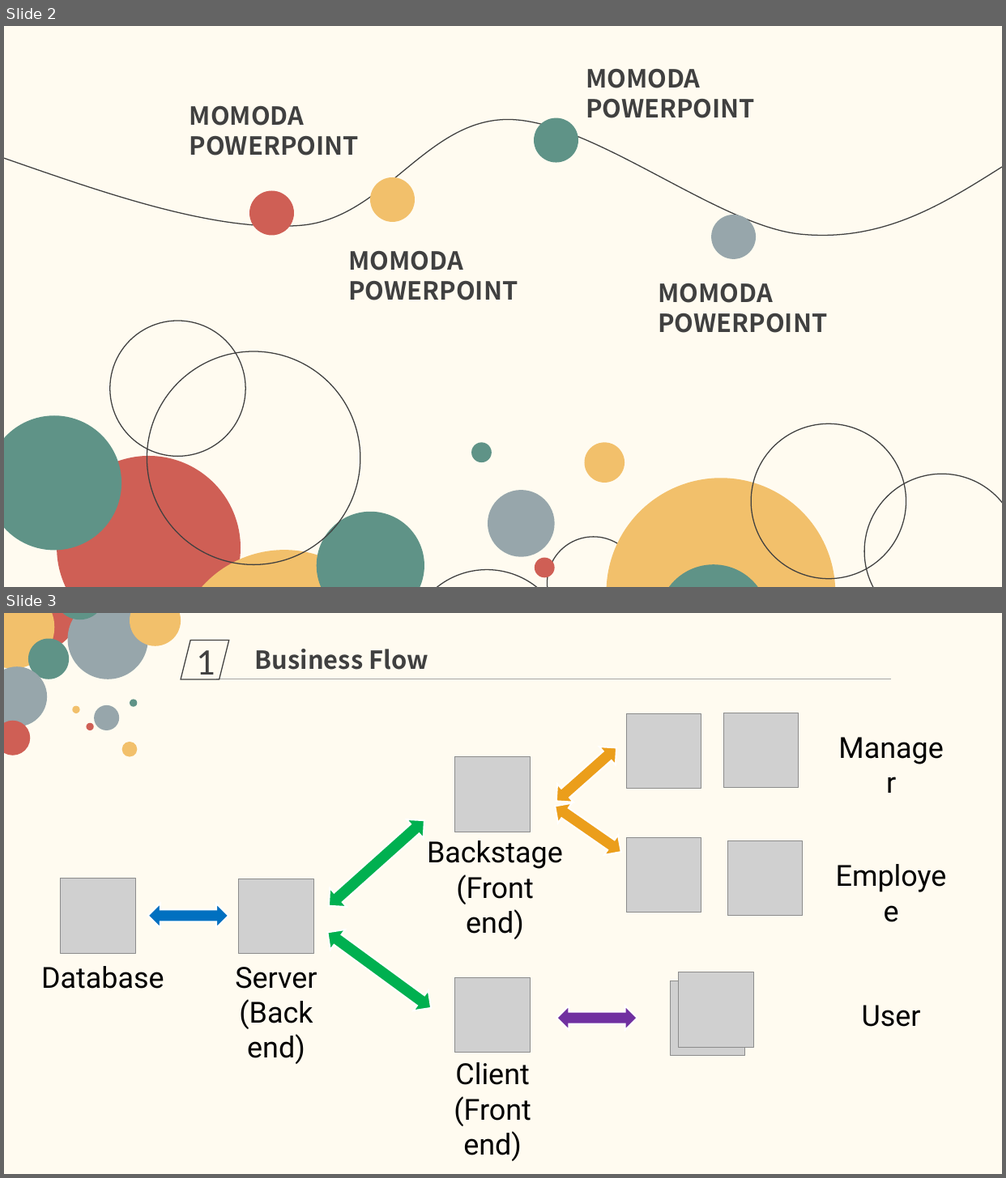
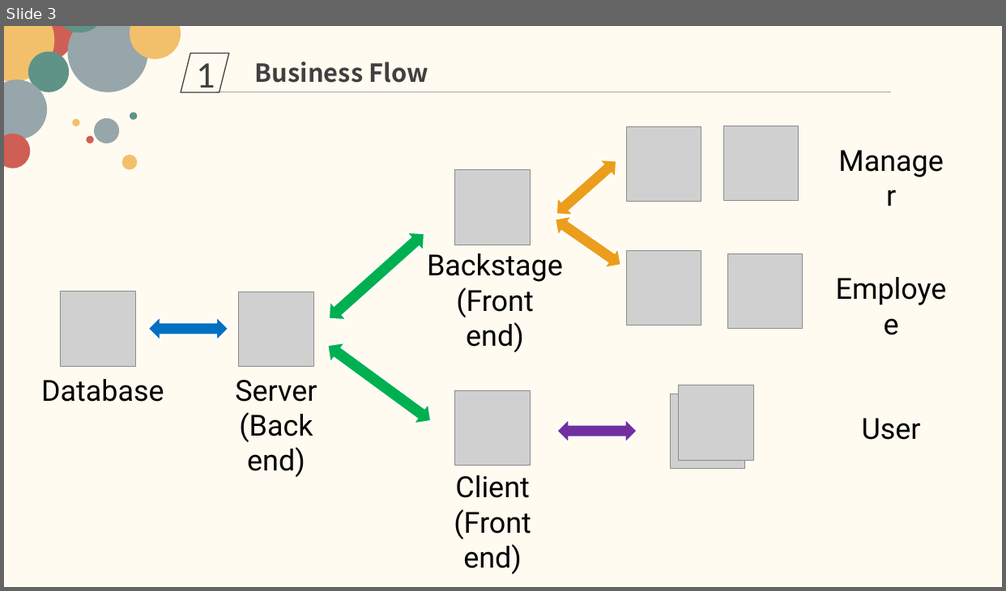
Before and after one commit to Why-cn/Tiger-takeaway, a slide deck: Final Project Presentation.pptx. Shown one above the other, each under a label of ours: slides 2 and 3 before the commit, slide 3 after it. The pictures are 1006x1178 and 1006x591 pixels, drawn with LibreOffice and Linux fonts; fonts in the diff are those of the drawing; grey boxes stand for pictures. Boxes give left, top, right and bottom in pixels: in the first picture for what was removed or moved away, otherwise in the second. Text is boxed around its words. In the diff, an @@ line names an element or a change of style, - is before the commit and + after.

```diff
--- a/Final Project Presentation.pptx
+++ b/Final Project Presentation.pptx
@@ slide 2 removed at (x1=4, y1=26, x2=1002, y2=587), background #FFFBF0 @@
@@ text removed at (x1=586, y1=69, x2=755, y2=118) @@
-MOMODA
-POWERPOINT
@@ freeform shape removed at (x1=4, y1=120, x2=1002, y2=236) @@
@@ text removed at (x1=189, y1=106, x2=359, y2=156) @@
-MOMODA
-POWERPOINT
@@ ellipse removed at (x1=534, y1=118, x2=578, y2=162) @@
@@ ellipse removed at (x1=249, y1=190, x2=294, y2=235) @@
@@ ellipse removed at (x1=370, y1=177, x2=414, y2=221) @@
@@ ellipse removed at (x1=711, y1=215, x2=756, y2=258) @@
@@ text removed at (x1=348, y1=251, x2=518, y2=301) @@
-MOMODA
-POWERPOINT
@@ text removed at (x1=658, y1=284, x2=827, y2=333) @@
-MOMODA
-POWERPOINT
@@ ellipse removed at (x1=110, y1=321, x2=246, y2=456) @@
@@ ellipse removed at (x1=147, y1=352, x2=360, y2=565) @@
@@ ellipse removed at (x1=4, y1=416, x2=121, y2=551) @@
@@ ellipse removed at (x1=751, y1=425, x2=906, y2=579) @@
@@ ellipse removed at (x1=57, y1=456, x2=241, y2=587) @@
@@ ellipse removed at (x1=472, y1=443, x2=492, y2=463) @@
@@ ellipse removed at (x1=584, y1=443, x2=624, y2=484) @@
@@ ellipse removed at (x1=607, y1=478, x2=836, y2=587) @@
@@ ellipse removed at (x1=864, y1=475, x2=1002, y2=587) @@
@@ ellipse removed at (x1=488, y1=490, x2=554, y2=557) @@
@@ ellipse removed at (x1=316, y1=512, x2=424, y2=587) @@
@@ ellipse removed at (x1=174, y1=550, x2=394, y2=587) @@
@@ ellipse removed at (x1=535, y1=558, x2=555, y2=578) @@
@@ ellipse removed at (x1=548, y1=537, x2=641, y2=587) @@
@@ ellipse removed at (x1=407, y1=570, x2=567, y2=587) @@
@@ ellipse removed at (x1=658, y1=565, x2=769, y2=587) @@
```
Also in this commit, not shown: 2 slides changed, 1 slide added, 1 other file.
